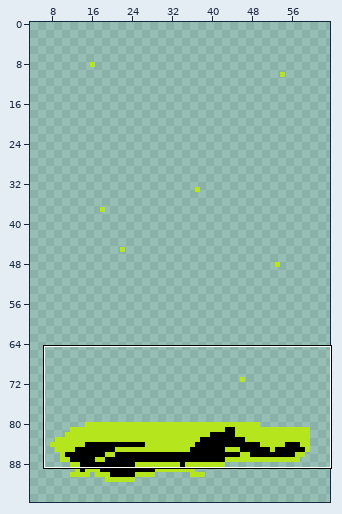
Edited in one commit: sprite sheet (images/ship_death_7.png). Above: a wide view before the commit, with the close-up outlined.
Close-up. Before:
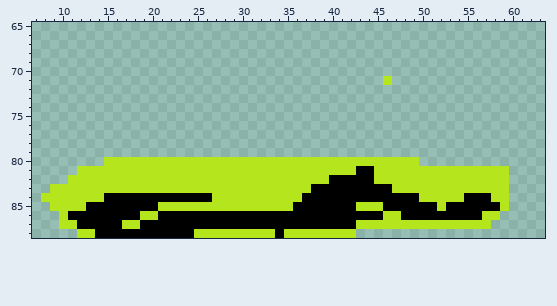
The file is 64x128 pixels. Shown: x 7..63, y 65..88. The old version is drawn lined up with the new one. The wide view leaves out empty margins. The commit also changed other parts of the picture, which this record leaves out.
The same view after the edit:
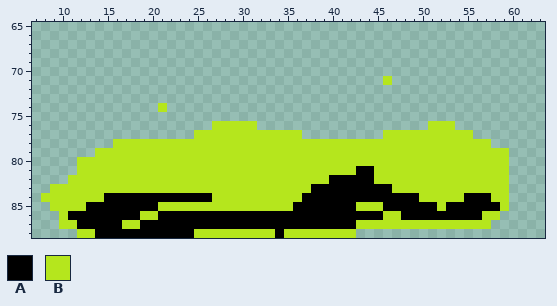
Palette (. is transparent): A #000000  B #b5e61d
Difference:
drawings rearranged on the sheet (the old picture shows each at its new place; 1 dropped ones are not shown)
Changed rows in their new state; - is an unchanged pixel.
first column x 12:
74 ---------B--------------------------------------
76 ---------------BBBBB-------------------BBB------
77 -------------BBBBBBBBBBBB---------BBBBBBBBBB----
78 ----BBBBBBBBBBBBBBBBBBBBBBBBBBBBBBBBBBBBBBBBBB--
79 --BBBBBBBBBBBBBBBBBBBBBBBBBBBBBBBBBBBBBBBBBBBBBB
80 BBB-----------------------------------BBBBBBBBBB
Changed places in both close-ups, as pixel boxes (x1, y1, x2, y2):
added: (77, 103, 509, 166)
